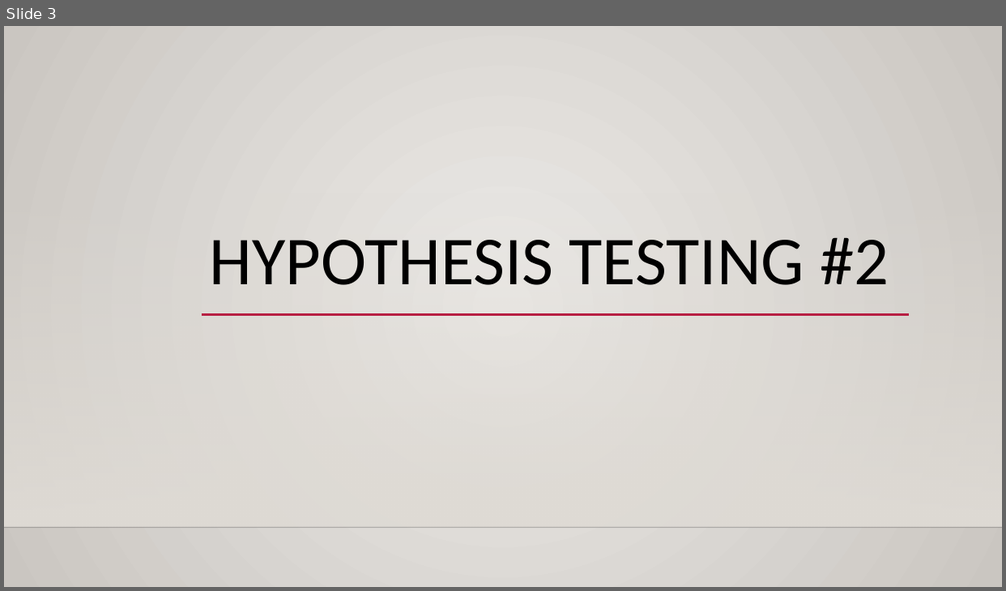
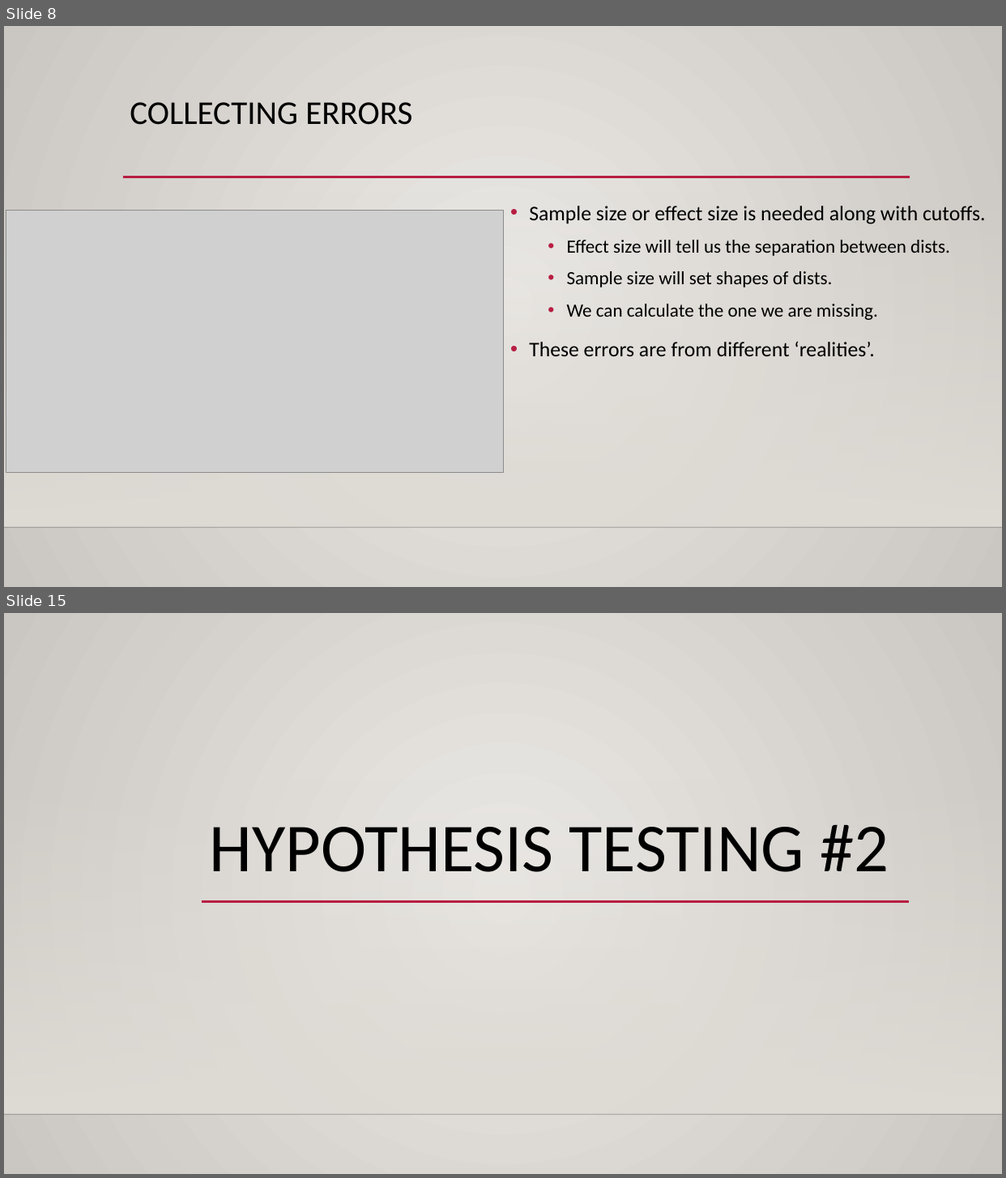
Before and after one commit to AkeemSemperDataScience/Basic_Stats_in_Python_Student_Repository, a slide deck: reference_material/slides/hyp_test_2_power.pptx. Shown one above the other, each under a label of ours: slide 3 before the commit, slides 8 and 15 after it; the slides between them are not shown. The pictures are 1006x591 and 1006x1178 pixels, drawn with LibreOffice and Linux fonts; fonts in the diff are those of the drawing; grey boxes stand for pictures; background and template pictures are left out. Boxes give left, top, right and bottom in pixels: in the first picture for what was removed or moved away, otherwise in the second. Text is boxed around its words. In the diff, an @@ line names an element or a change of style, - is before the commit and + after.

```diff
--- a/reference_material/slides/hyp_test_2_power.pptx
+++ b/reference_material/slides/hyp_test_2_power.pptx
@@ slide 8 added at [4, 26, 1002, 587], background gradient #ECEAE7 to #CAC7C1; not listed: 2 template elements that a slide beside it also shows @@
@@ title added at [130, 102, 412, 125], 32 pt, text #000000 @@
+COLLECTING ERRORS
@@ line added from (123, 177) to (910, 177), #B71E42 2.5 pt @@
@@ picture added at [6, 211, 503, 473] @@
@@ text added at [529, 206, 985, 356], 18 pt, text #000000 @@
+• Sample size or effect size is needed along with cutoffs.
+  • Effect size will tell us the separation between dists.
+  • Sample size will set shapes of dists.
+  • We can calculate the one we are missing.
+• These errors are from different ‘realities’.
@@ what was slide 3 is now slide 15 @@
```
Also in this commit, not shown: 1 slide changed, 11 other slides added, 3 other files.
